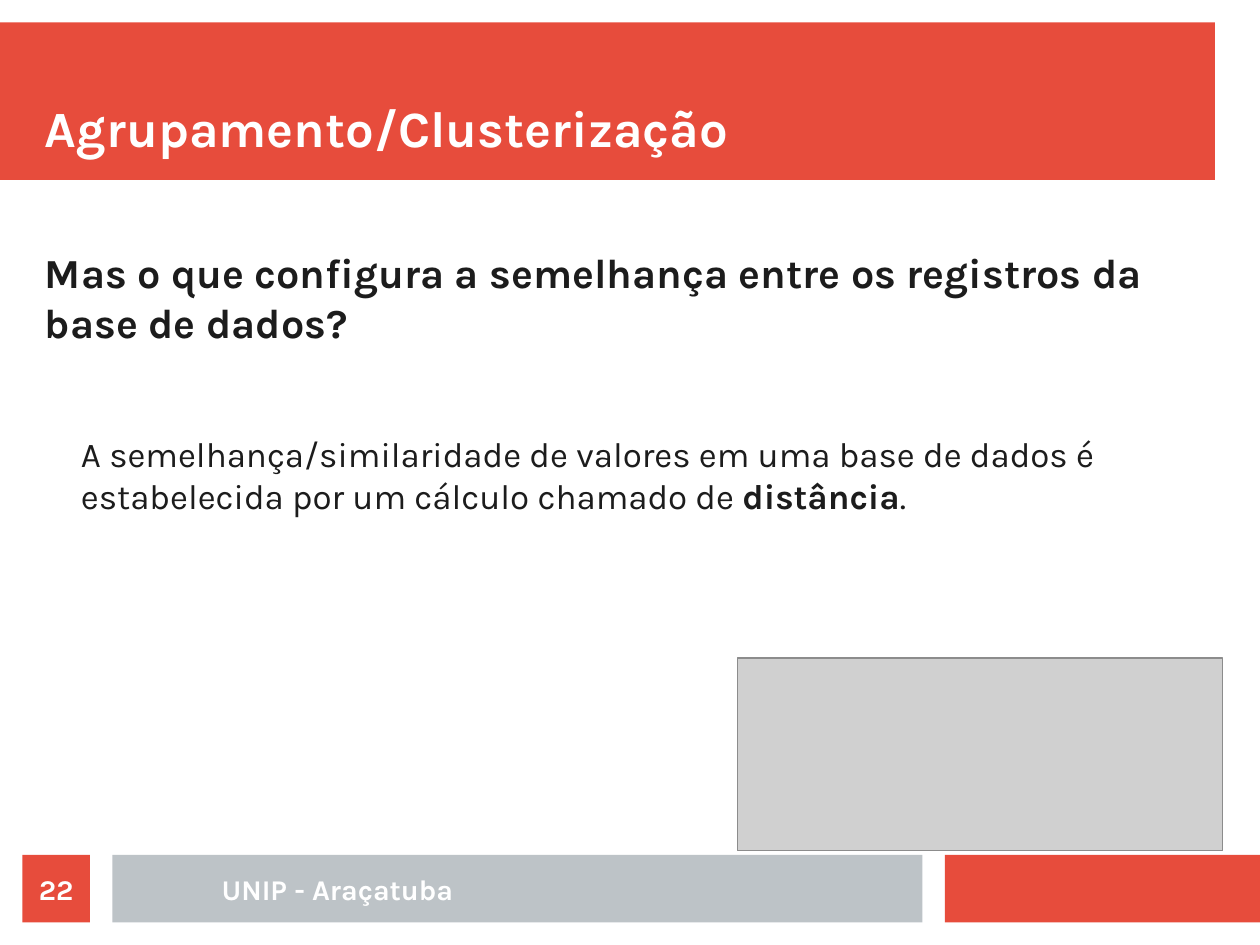
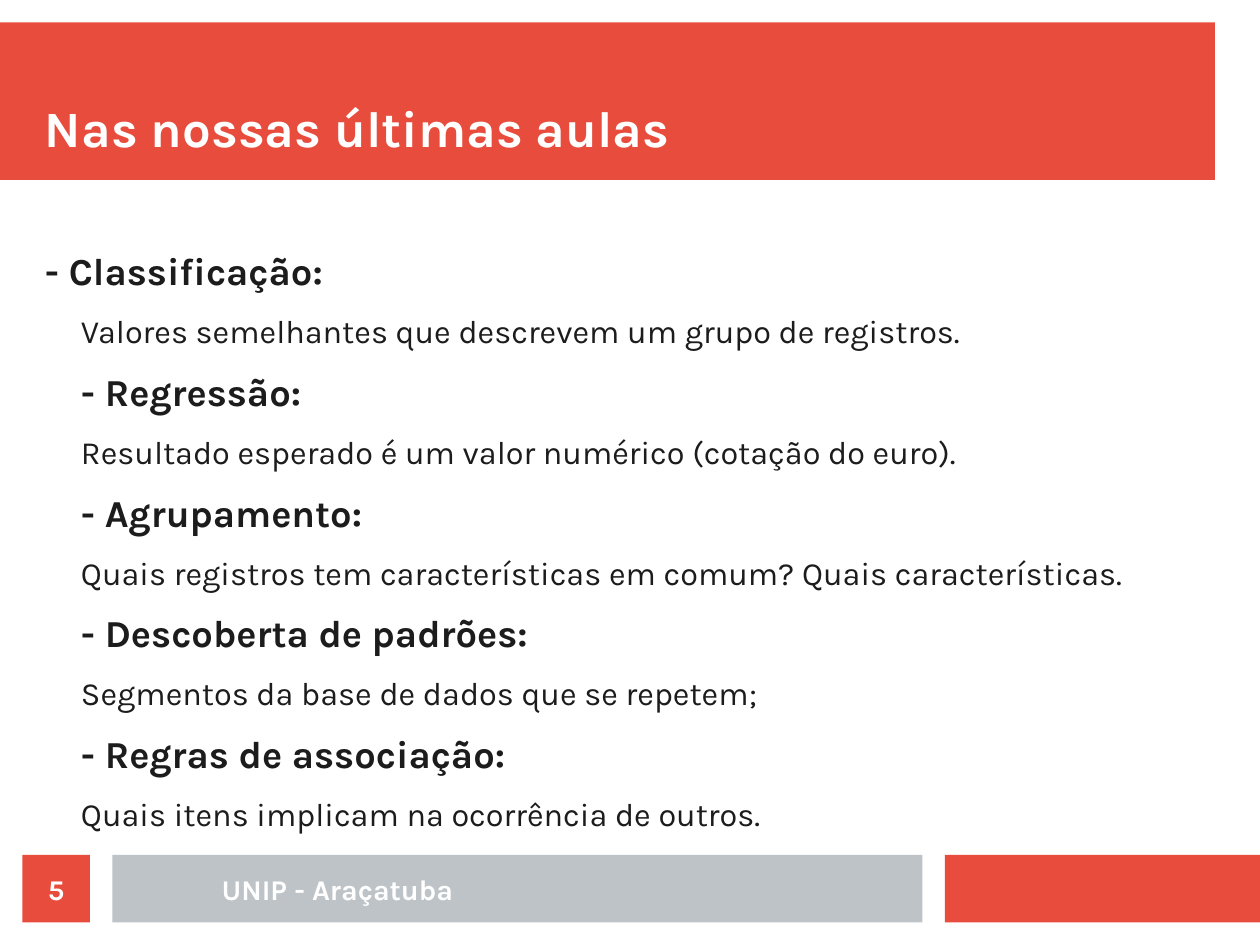
Before and after one commit to rafaelstojoao/pos-unip, a slide deck: slide 5 of [2020][modulo][Machine_Learning]/[aula]03[outrosAlgoritmos].odp (slide 22 before the commit). Drawn at 1260x945 pixels with LibreOffice and Linux fonts; fonts in the diff are those of the drawing; grey boxes stand for pictures. Boxes give left, top, right and bottom in pixels: in the first picture for what was removed or moved away, otherwise in the second. Text is boxed around its words. In the diff, an @@ line names an element or a change of style, - is before the commit and + after.

```diff
--- a/[2020][modulo][Machine_Learning]/[aula]03[outrosAlgoritmos].odp
+++ b/[2020][modulo][Machine_Learning]/[aula]03[outrosAlgoritmos].odp
@@ title at box(45, 107, 670, 148): text changed @@
-Agrupamento/Clusterização
+Nas nossas últimas aulas
@@ text at box(69, 257, 1122, 834): text changed; size 22 to 20.4 pt @@
-Mas o que configura a semelhança entre os registros da base de dados?
-  A semelhança/similaridade de valores em uma base de dados é estabelecida por um cálculo chamado de distância.
+- Classificação:
+  Valores semelhantes que descrevem um grupo de registros.
+- Regressão:
+  Resultado esperado é um valor numérico (cotação do euro).
+- Agrupamento:
+  Quais registros tem características em comum? Quais características.
+- Descoberta de padrões:
+  Segmentos da base de dados que se repetem;
+- Regras de associação:
+  Quais itens implicam na ocorrência de outros.
@@ picture removed at box(737, 659, 1223, 852) @@
@@ page number at box(48, 881, 65, 901): text changed @@
-22
+5
```
Also in this commit, not shown: 15 other slides changed, 31 slides added, 34 slides removed, 11 other files.
